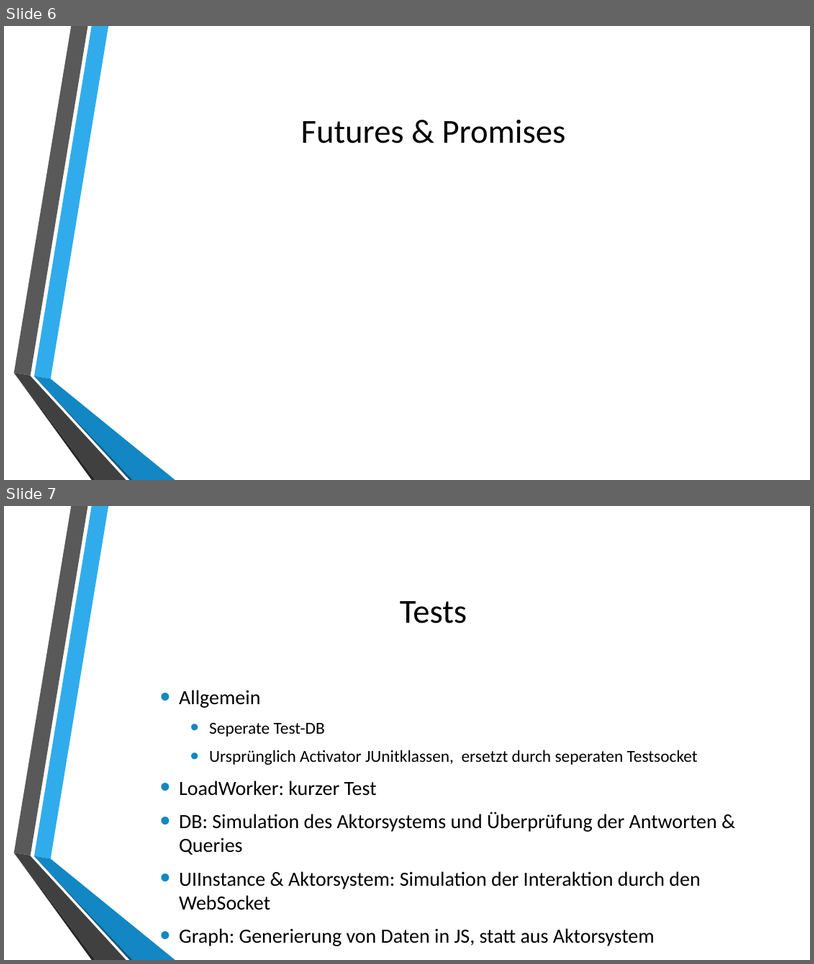
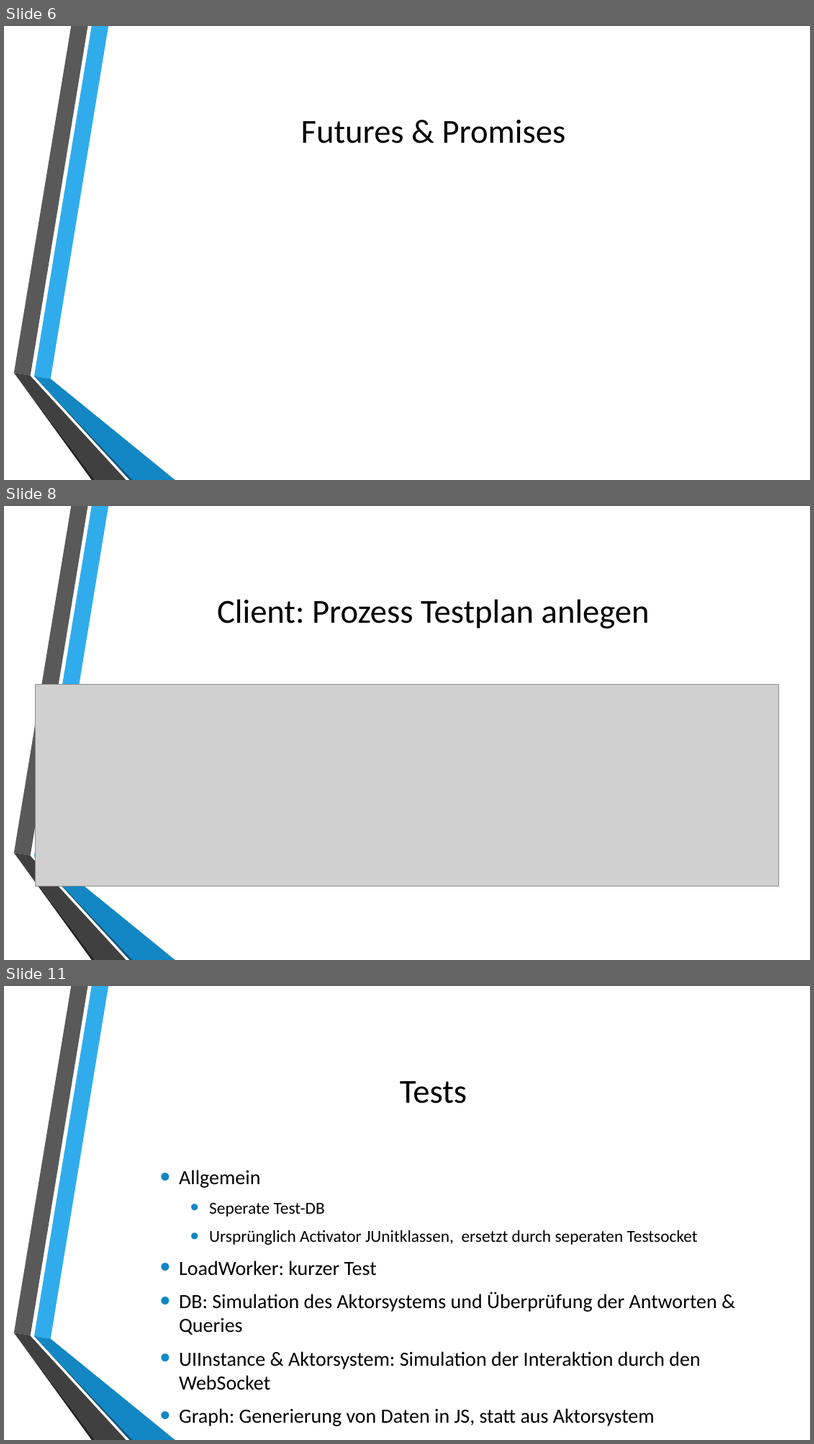
Before and after one commit to autarchprinceps/Reactive-Load-Generator, a slide deck: Dokumentation/Präsentation.pptx. Shown one above the other, each under a label of ours: slides 6 and 7 before the commit, slides 6, 8 and 11 after it; the slides between them are not shown. The pictures are 814x964 and 814x1444 pixels, drawn with LibreOffice and Linux fonts; fonts in the diff are those of the drawing; grey boxes stand for pictures; background and template pictures are left out. Boxes give left, top, right and bottom in pixels: in the first picture for what was removed or moved away, otherwise in the second. Text is boxed around its words. In the diff, an @@ line names an element or a change of style, - is before the commit and + after.

Commit message:
Slides UI & Client Prozess Diagramme

```diff
--- a/Dokumentation/Präsentation.pptx
+++ b/Dokumentation/Präsentation.pptx
@@ slide 8 added at (4, 506, 810, 960), background picture (left out); not listed: 6 template elements that a slide beside it also shows @@
@@ title added at (217, 599, 650, 628), 40 pt, text #000000 @@
+Client: Prozess Testplan anlegen
@@ picture added at (36, 685, 779, 886) @@
@@ what was slide 7 is now slide 11 @@
```
Also in this commit, not shown: 3 other slides added.
